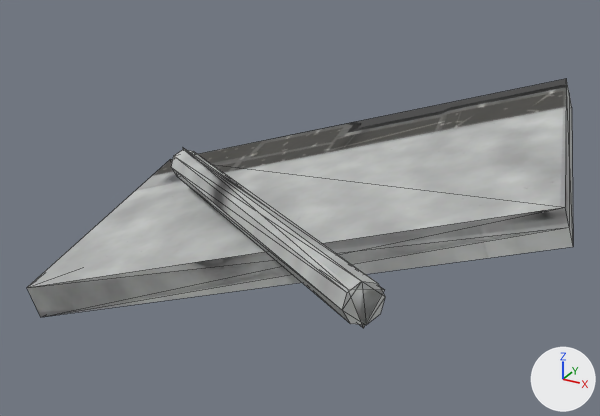
Two versions of the glTF model tools/asset_factory/deliveries/parti1/sd_prop_debris0.glb, one commit apart.
Both versions are drawn from a 50 mm lens placed at (0.665, -1.233, 0.597), pointed at (-0.006, -0.011, -0.014). Every picture has the same lights, and +X, +Y and +Z are marked at lower right. The picture after the commit comes second. Mesh edges are drawn as thin lines. Where no turn or scale is listed for an object, it has been applied to the vertices. Vertices at exactly the same position are counted once.

The first picture shows 'LOD0_body', 'LOD1_body'.
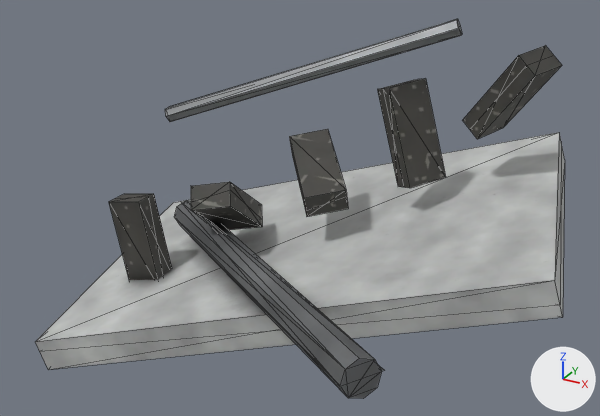
Boxes [x1, y1, x2, y2] around the edits, measured in the pictures (600 x 416 px; the box of a moved part takes in the faces that stretch with it):
'LOD0_body', reshaped (54% taller)
    before: [27, 79, 573, 325]
    after: [35, 19, 565, 398]
'LOD1_body', reshaped
    before: [27, 148, 566, 328]
    after: [165, 104, 384, 386]
part 1 of me_lod0_body, moved or reshaped
    before: [171, 150, 385, 325]
    after: [175, 200, 382, 398]
part 2 of me_lod0_body, rebuilt
    before: [27, 79, 573, 317]
    after: [35, 132, 565, 370]
part 3 of me_lod0_body, added
    after: [109, 19, 562, 280]
part 4 of me_lod1_body, rebuilt (not visible afterwards)
    before: [27, 227, 566, 316]
part 5 of me_lod1_body, cut back
    before: [183, 148, 384, 328]
    after: [165, 104, 384, 386]

The change, as a list of edits to the scene's bpy script:
```text
Change me_lod0_body:
    used by ob_lod0_body; location = (0.0, 0.0, 0.0)
    remove me_lod0_body.from_pydata(...)  # 24 vertices, 40 faces; spans x -0.5..0.5, y -0.434..0.434, z -0.172..0.172
    add me_lod0_body.from_pydata(...)  # 76 vertices, 118 faces; spans x -0.5..0.5, y -0.434..0.434, z -0.283..0.283
    me_lod0_body part 1: the loose piece of 16 vertices spanning x -0.321..0.321, y -0.434..0.069, z -0.03..0.106 is moved by (0.0, 0.0, -0.111)
    me_lod0_body part 2: the loose piece of 8 vertices spanning x -0.5..0.5, y -0.344..0.434, z -0.172..0.172 is rebuilt with 8 vertices and now spans x -0.5..0.5, y -0.344..0.434, z -0.283..0.061
    me_lod0_body part 3
    52 vertices are added at x -0.462..0.384, y -0.129..0.366, z -0.208..0.283
    78 new faces join them
Change me_lod1_body:
    used by ob_lod1_body; location = (0.0, 0.0, 0.0)
    remove me_lod1_body.from_pydata(...)  # 10 vertices, 12 faces; spans x -0.492..0.492, y -0.426..0.431, z -0.172..0.143
    add me_lod1_body.from_pydata(...)  # 34 vertices, 34 faces; spans x -0.489..0.494, y -0.435..0.43, z -0.244..0.268
    me_lod1_body part 4: the loose piece of 5 vertices spanning x -0.492..0.492, y -0.344..0.431, z -0.172..0.143 is rebuilt with 4 vertices and now spans x -0.489..0.494, y -0.342..0.43, z -0.244..0.041
    me_lod1_body part 5
    5 vertices are removed from x -0.307..0.32, y -0.426..0.045, z -0.031..0.101
    6 faces are deleted
    30 vertices are added at x -0.457..0.367, y -0.435..0.348, z -0.208..0.268
    30 new faces join them
```
